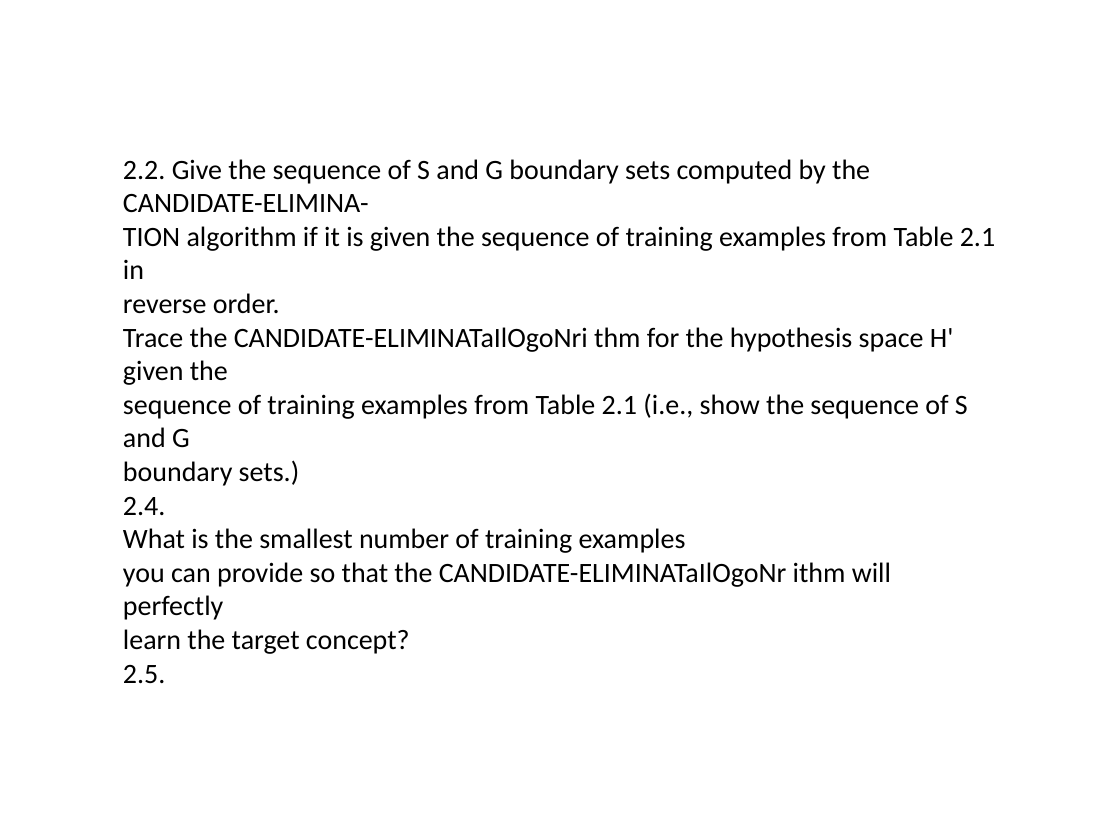
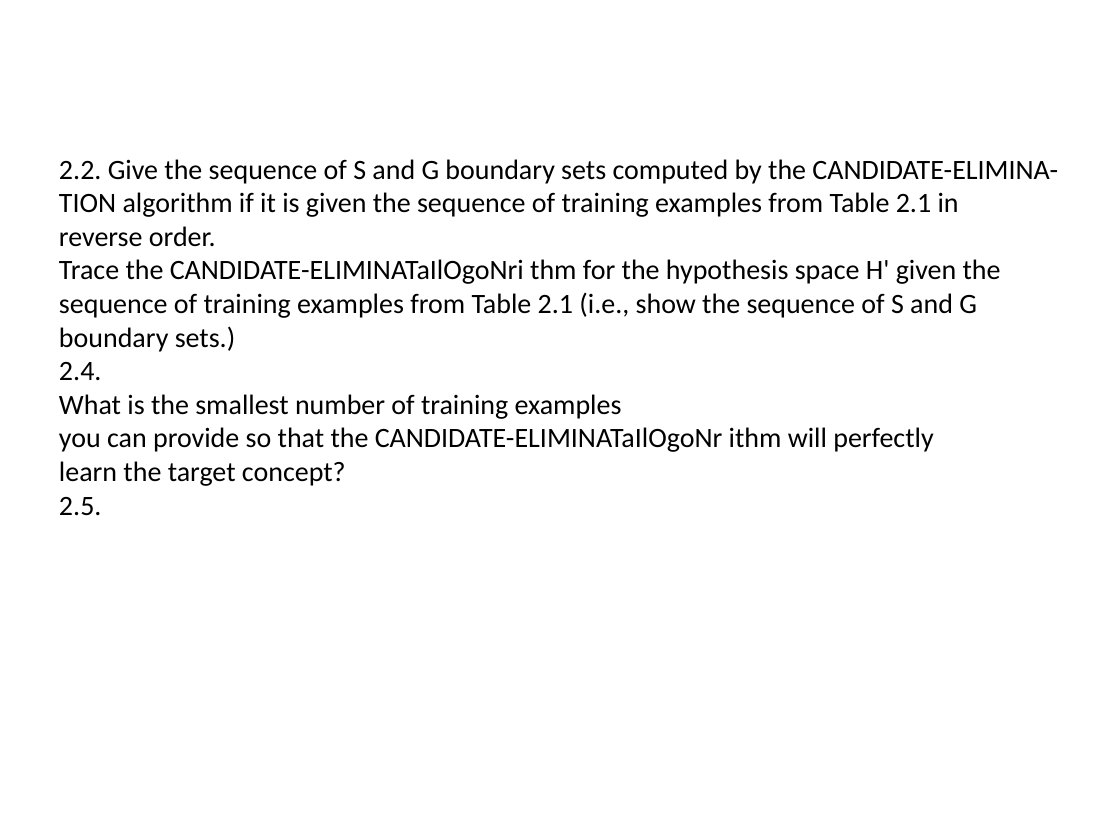
Before and after one commit to sai8151/EduFusion, a slide deck: slide 52 of output.pptx. Drawn at 1120x840 pixels with LibreOffice and Linux fonts; fonts in the diff are those of the drawing. Boxes give left, top, right and bottom in pixels: in the first picture for what was removed or moved away, otherwise in the second. Text is boxed around its words. In the diff, an @@ line names an element or a change of style, - is before the commit and + after.

```diff
--- a/output.pptx
+++ b/output.pptx
@@ text "2.2. Give the sequence of ..." rewrapped from <box>123,159,995,684</box> to <box>59,159,1058,516</box> @@
```
Also in this commit, not shown: 62 other slides changed.
